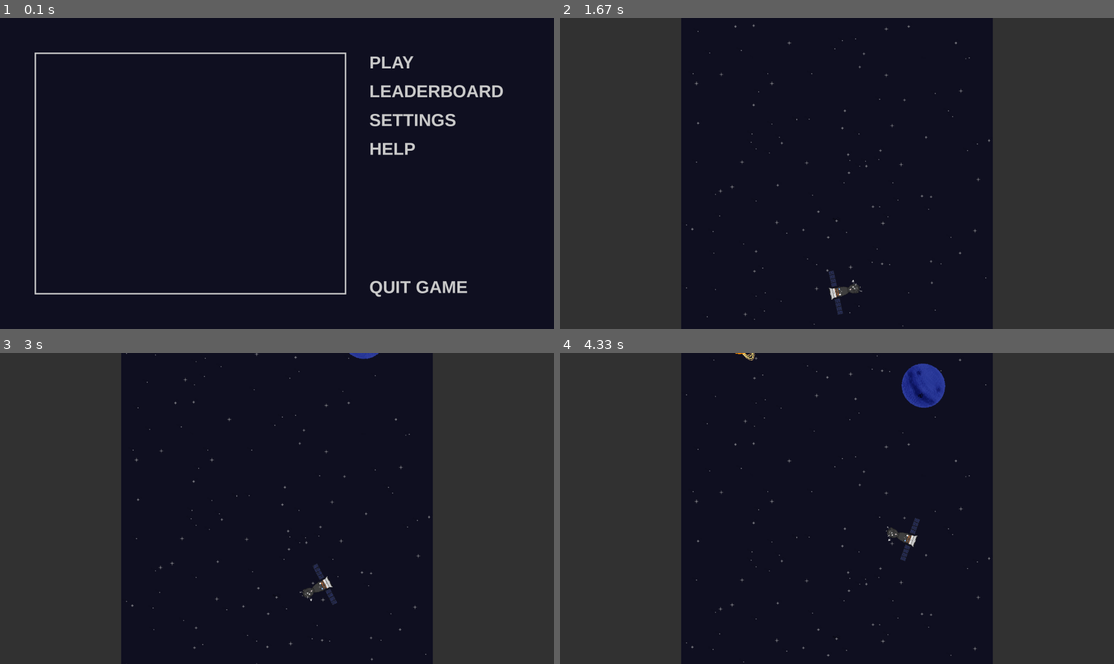
Above: before the commit, frames 1-4 (two rows, left to right).
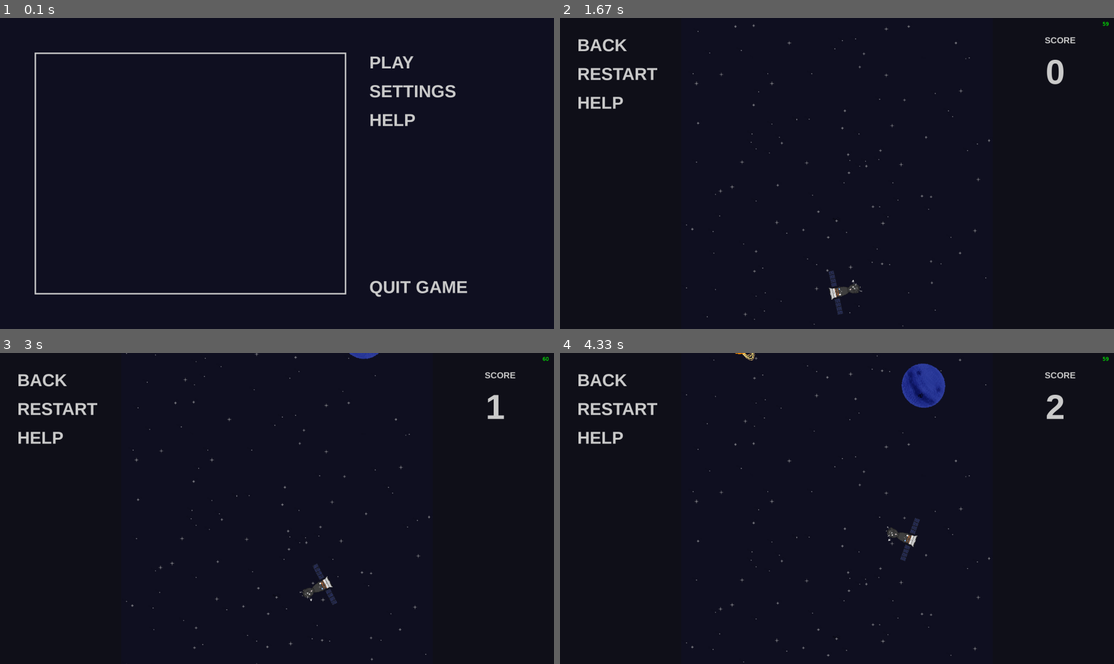
Above: after the commit, the same moments.

Repository: alryks/PyGameYalProject
Game: pygame game, started from main.py
Same seed, same stepped clock (60 frames per second), same inputs: the game is played once before the commit and once after it.
Inputs (mouse positions are in pixels of both pictures, inside the frame that each line leads up to):
- Up to frame 1 (0.1 s): no input
- Up to frame 2 (1.67 s): press the mouse at (953, 61) at 0.37 s; move the mouse to (920, 80) at 0.47 s; release the mouse at (886, 98) at 0.6 s; hold Right 0.67-1.13 s; hold Up 1.17-1.47 s; hold Right from 1.5 s (still down)
- Up to frame 3 (3 s): release Right at 1.97 s; hold Left 2-2.53 s; hold Down 2.57-2.87 s; hold Left from 2.9 s (still down)
- Up to frame 4 (4.33 s): release Left at 3.3 s; hold Up 3.33-3.7 s; hold Right from 3.73 s (still down)

The runs differ from the first frame. In frame 1, 1.1% of the frame differs, in the area x 66-91%, y 21-45%; in frame 2, 44%; in frame 3, 44%, in the area x 0-100%, y 0-100%; in frame 4, 44%.

Commit message:
Added score panel. Added different buttons.

Diff:
--- a/main.py
+++ b/main.py
@@ -169,7 +169,7 @@
         self.add(borders)
 
         self.image = pygame.Surface([abs(x2 - x1), abs(y2 - y1)])
-        self.image.fill('#333333')
+        self.image.fill('#11111A')
         self.rect = pygame.Rect(x1, y1, x2 - x1, y2 - y1)
 
     def update(self, *args):
@@ -282,9 +282,8 @@
 
 def start_screen():
     b_play = Button('PLAY', (int(height / 1080 * 1280), int(height / 1080 * 120)))
-    b_leaderboard = Button('LEADERBOARD', (int(height / 1080 * 1280), int(height / 1080 * 220)))
-    b_settings = Button('SETTINGS', (int(height / 1080 * 1280), int(height / 1080 * 320)))
-    b_help = Button('HELP', (int(height / 1080 * 1280), int(height / 1080 * 420)))
+    b_settings = Button('SETTINGS', (int(height / 1080 * 1280), int(height / 1080 * 220)))
+    b_help = Button('HELP', (int(height / 1080 * 1280), int(height / 1080 * 320)))
     b_quit = Button('QUIT GAME', (int(height / 1080 * 1280), height - int(height / 1080 * 180)))
 
     running = True
@@ -315,6 +314,10 @@
 
 
 def game_screen():
+    btn_back = Button('BACK', (int(height / 1080 * 60), int(height / 1080 * 60)))
+    btn_restart = Button('RESTART', (int(height / 1080 * 60), int(height / 1080 * 160)))
+    btn_help = Button('HELP', (int(height / 1080 * 60), int(height / 1080 * 260)))
+
     Border(0, 0, int(width / 16 * 3.5), height)
     Border(width - int(width / 16 * 3.5), 0, width, height)
     Border(0, -height, width, 0)
@@ -325,7 +328,7 @@
 
     time = 0
     difficulty = 1.5
-    counter = 0
+    score = 0
 
     pos = (0, 0)
 
@@ -369,26 +372,39 @@
         speed += a / fps
         time += 1 / fps
 
-        if time > difficulty:
+        if time > difficulty and spaceship.go:
             for i in range(int(time // difficulty)):
                 Obstacle(speed)
-            counter += int(time // difficulty)
+            score += int(time // difficulty)
             time = 0
 
         all_sprites.update(pos, clicked, speed)
         all_sprites.draw(screen)
+
+        screen.blit(update_fps(), (width - 40, 10))
+
+        font = pygame.font.SysFont("Trebuchet MS", int(30 * height / 1080), True)
+        score_text = font.render('SCORE', True, '#CCCCCC')
+        screen.blit(score_text, ((width - height) // 2 + height + height / 1080 * 180, height / 1080 * 60))
+
+        font = pygame.font.SysFont("Trebuchet MS", int(120 * height / 1080), True)
+        score_text = font.render(str(score) if len(str(score)) >= 2 else ' ' + str(score), True, '#CCCCCC')
+        screen.blit(score_text, ((width - height) // 2 + height + height / 1080 * 150, height / 1080 * 120))
+
         if spaceship.go == False:
             if not flag:
                 Button('BACK', (int(height / 1080 * 720), int(height / 1080 * 510)))
                 Button('RESTART', (int(height / 1080 * 960), int(height / 1080 * 510)))
+                flag = True
+            btn_back.kill()
+            btn_restart.kill()
+            btn_help.kill()
             screen.blit(screen2, screen2.get_rect())
 
         try:
             btns.update(pos, clicked)
         except ScreenChange as e:
             return e.screen
-
-        # screen.blit(update_fps(), (width - 40, 10))
 
         pygame.display.flip()
         clock.tick(fps)
